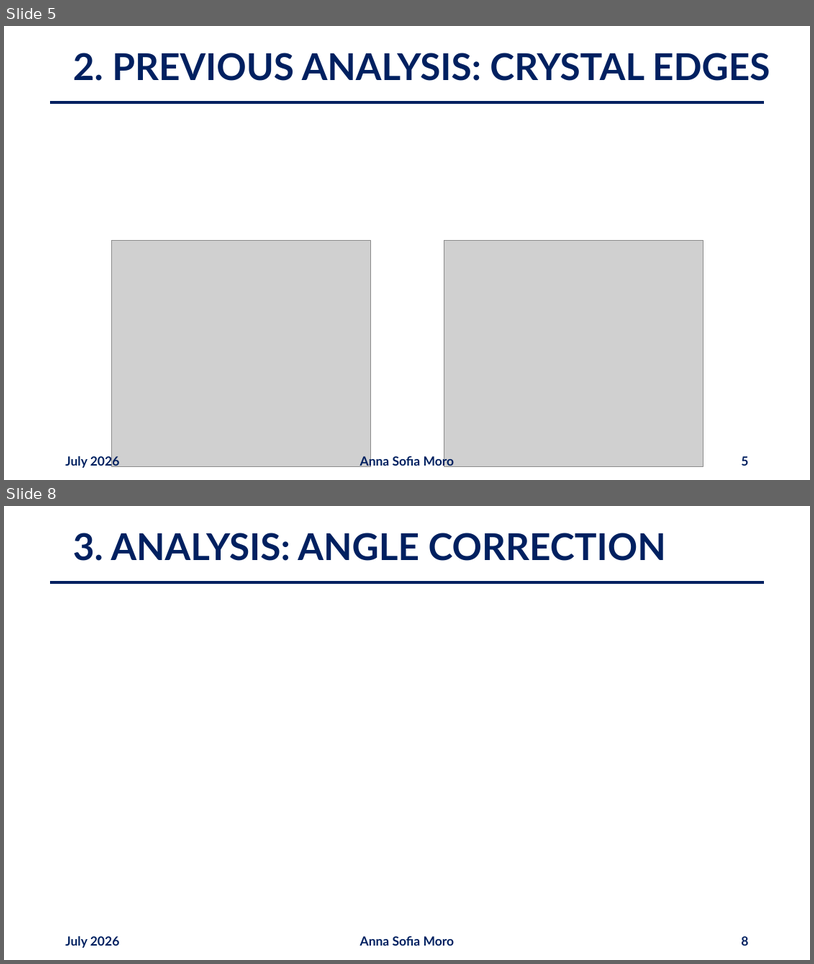
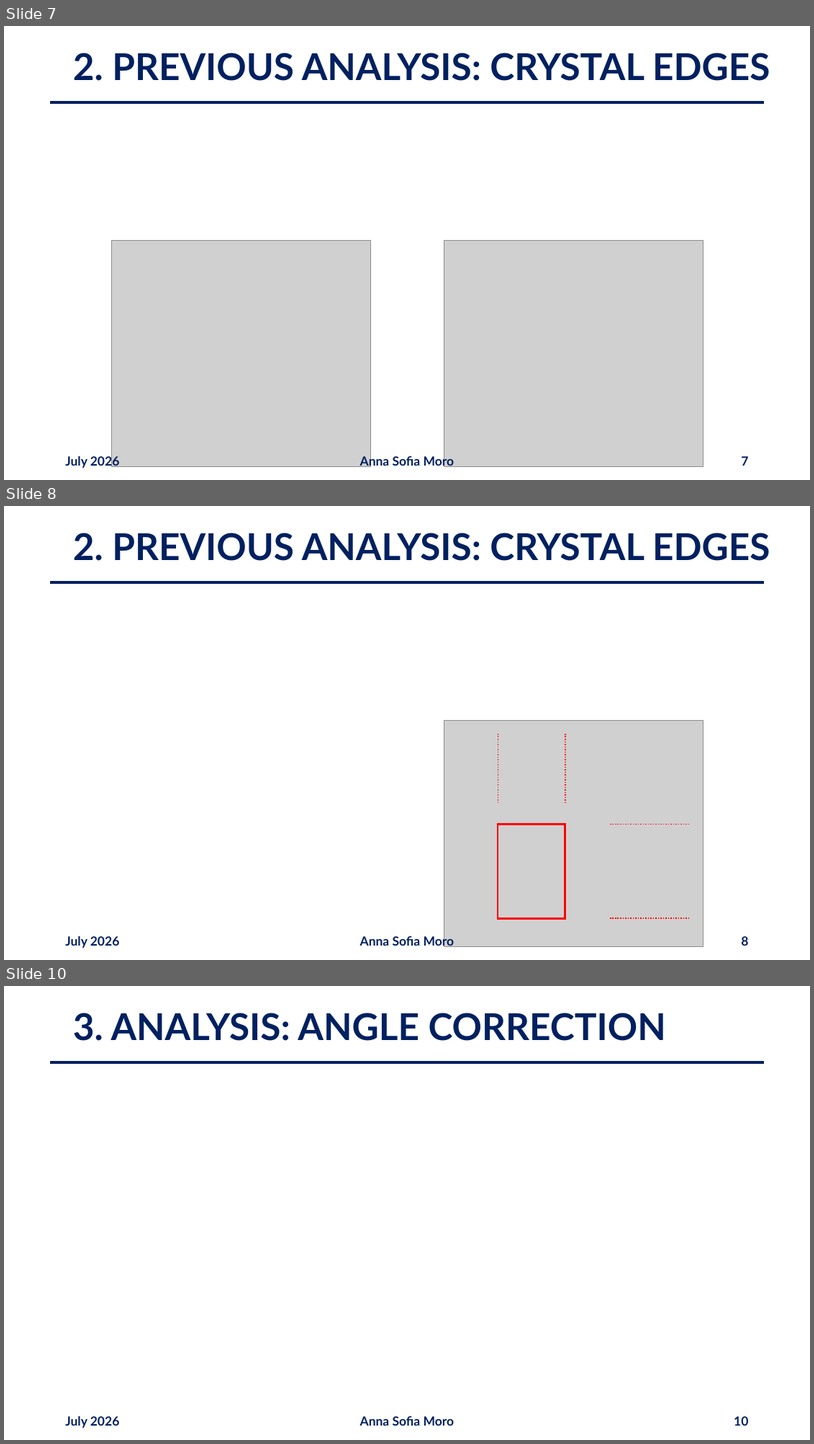
Before and after one commit to annaasofia/tesi, a slide deck: slides/week4.pptx. Shown one above the other, each under a label of ours: slides 5 and 8 before the commit, slides 7, 8 and 10 after it; the slides between them are not shown. The pictures are 814x964 and 814x1444 pixels, drawn with LibreOffice and Linux fonts; fonts in the diff are those of the drawing; grey boxes stand for pictures. Boxes give left, top, right and bottom in pixels: in the first picture for what was removed or moved away, otherwise in the second. Text is boxed around its words. In the diff, an @@ line names an element or a change of style, - is before the commit and + after.

```diff
--- a/slides/week4.pptx
+++ b/slides/week4.pptx
@@ slide 8 added at (4,506,810,960), background #FFFFFF @@
@@ title added at (73,533,770,561), 44 pt, text #002060, bold @@
+2. PREVIOUS ANALYSIS: CRYSTAL EDGES
@@ line added from (50, 582) to (764, 582), #002060 3 pt @@
@@ picture added at (444,721,703,947) @@
@@ line added from (498, 734) to (498, 803), #FF0000 1.5 pt dashed @@
@@ line added from (566, 734) to (566, 803), #FF0000 1.5 pt dashed @@
@@ rectangle added at (498,824,566,919), outline #FF0000 2.25 pt @@
@@ line added from (690, 824) to (610, 824), #FF0000 1.5 pt dashed @@
@@ text added at (65,936,120,947), 15 pt, text #002060, bold @@
+July 2026
@@ text added at (360,934,455,948), 15 pt, text #002060, bold @@
+Anna Sofia Moro
@@ line added from (690, 918) to (610, 918), #FF0000 1.5 pt dashed @@
@@ page number added at (741,936,748,945), 15 pt, text #002060, bold @@
+8
@@ what was slide 5 is now slide 7 @@
@@ page number at (741,456,748,465): text changed @@
-5
+7
@@ what was slide 8 is now slide 10 @@
@@ page number at (734,1416,748,1425): text changed @@
-8
+10
```
Also in this commit, not shown: 4 slides changed, 3 other slides added, 1 other file.
